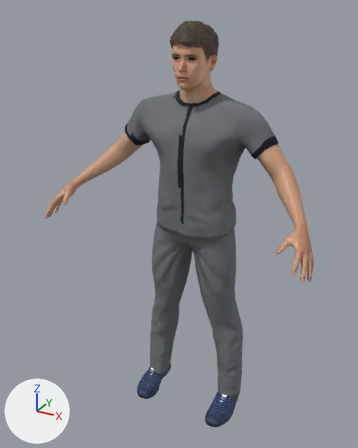
The glTF model shut-the-door/lab/assets/batter.glb as it was, and as the next commit left it.
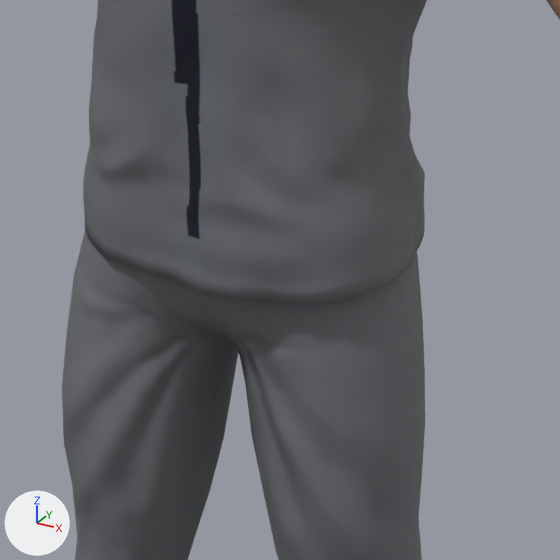
The first picture shows the older version from a 50 mm camera at (0.91, -1.831, 1.807) aimed at (-0.034, -0.115, 0.948). The close-ups show the older and then the newer version on the part from 38% to 75% of the width and 38% to 67% of the height of that picture. Only the edits that show in the close-ups are written down. The lights are fixed; the arrows at lower left show +X, +Y and +Z. Vertices at exactly the same position are counted once.

Before the edit, the objects in view are built like this:
```python
me_mesh_5 = bpy.data.meshes.new('Mesh_5')
me_mesh_5.from_pydata(...)  # 3708 vertices, 7168 faces; spans x -0.354..0.341, y -0.167..0.106, z 0.065..1.498
me_mesh_5.materials.append(mat_male_casualsuit06)
ob_mesh_5 = bpy.data.objects.new('Mesh_5', me_mesh_5)
ob_mesh_5.location = (0.0, 0.0, 0.0)
```
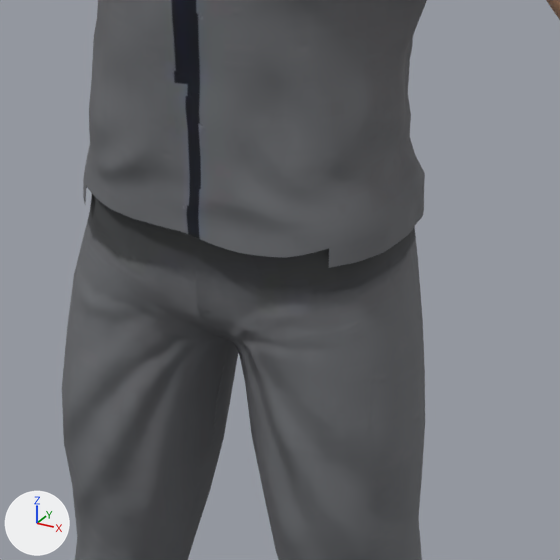
Diff of the bpy script that builds the scene:
```diff
--- a/shut-the-door/lab/assets/batter.glb.py
+++ b/shut-the-door/lab/assets/batter.glb.py
@@ me_mesh_5 @@
 # used by ob_mesh_5; location = (0.0, 0.0, 0.0)
-me_mesh_5.from_pydata(...)  # 3708 vertices, 7168 faces; spans x -0.354..0.341, y -0.167..0.106, z 0.065..1.498
+me_mesh_5.from_pydata(...)  # 3473 vertices, 6696 faces; spans x -0.354..0.341, y -0.167..0.104, z 0.065..1.498
+# me_mesh_5 part 1
+# 235 vertices are removed from x -0.179..0.184, y -0.159..0.106, z 0.916..0.963
+# 472 faces are deleted
 me_mesh_5.materials.append(mat_male_casualsuit06)
```

Where the change shows, as pixel boxes [x1, y1, x2, y2] in the close-ups (560 x 560 px):
part 1 of me_mesh_5, deleted: before [83, 186, 425, 305]
